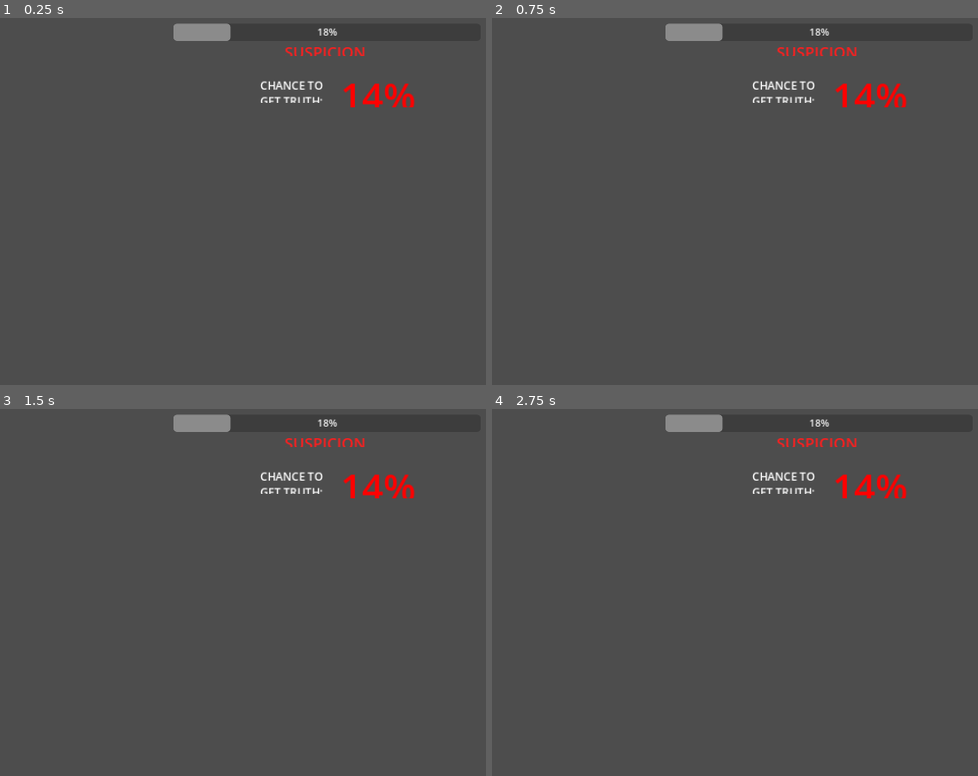
Above: before the commit, frames 1-4 (two rows, left to right).
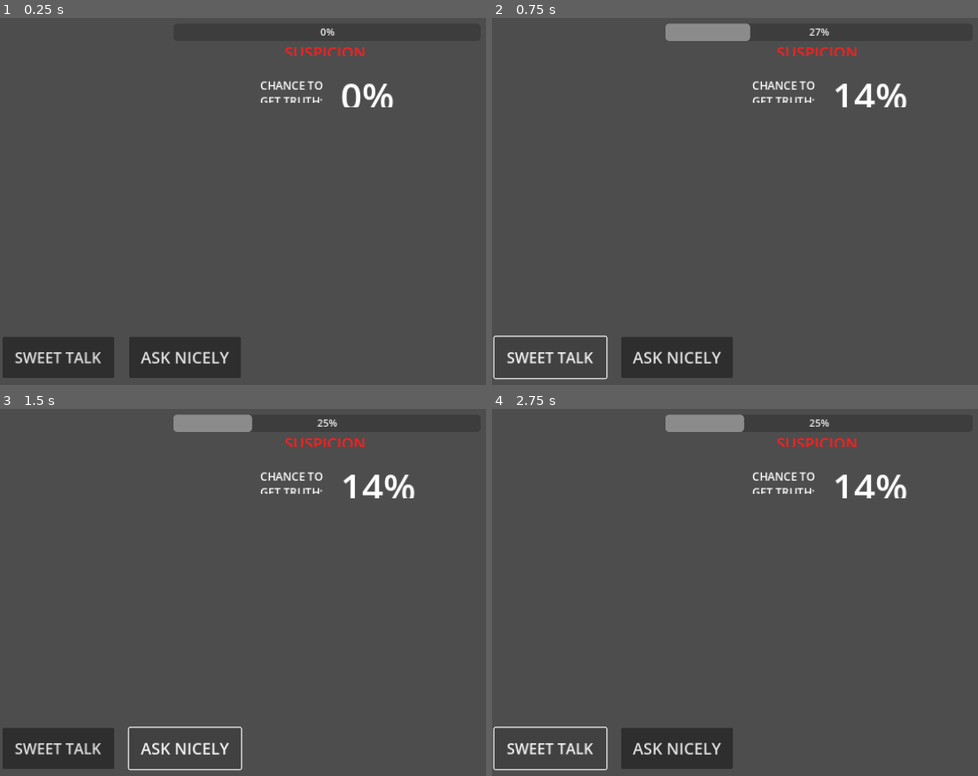
Above: after the commit, the same moments.

Repository: whatgum/GAMEJAM2022
Game: Godot game, scene res://main.tscn
The game is run twice, just before and just after one commit, with the same random seed, the same clock (stepped at 60 frames per second) and the same inputs.
Inputs (mouse positions are in pixels of both pictures, inside the frame that each line leads up to):
- Up to frame 1 (0.25 s): no input
- Up to frame 2 (0.75 s): click (550, 355) at 0.5 s, where only the run after the commit has a clickable "SWEET TALK"
- Up to frame 3 (1.5 s): click (184, 746) at 1.25 s, where only the run after the commit has a clickable "ASK NICELY"
- Up to frame 4 (2.75 s): click (550, 746) at 2 s, where only the run after the commit has a clickable "SWEET TALK"

The runs differ from the first frame. In frame 1, 6.1% of the frame differs, in the area x 0-86%, y 1-99%; in frame 2, 3.8%; in frame 3, 3.7%; in frame 4, 3.7%.
Error before the commit: Invalid call. Nonexistent function 'interpolate' in base 'Gradient'. (res://CoersionMinigame.gd:81)
Error after the commit: Invalid call. Nonexistent function 'interpolate' in base 'Gradient'. (res://CoersionMinigame.gd:104)

Commit message:
I done did more

Diff:
--- a/COPS/CoersionMinigame.gd
+++ b/COPS/CoersionMinigame.gd
@@ -19,9 +19,15 @@
 
 
 var suspicion : float = 0 # Between 0 and 100, 100 being losing
+
+var susDecayBase : float = 2.5
 var susDecayMult : float = 1 # Number goes down the more the player sweettalks
-var susIncreaseMin : float = 10
-var susIncreaseMax : float = 25
+
+var susIncreaseMin : float = 20
+var susIncreaseMax : float = 35
+
+var running : bool = true
+var timeElapsed : float = 0
 
 var susBar : ProgressBar
 var truthChanceLabel : RichTextLabel
@@ -42,40 +48,73 @@
 func _ready():
 	truthChanceLabel = get_node("SuspicionZone/TruthChance")
 	susBar = get_node("SuspicionZone/ProgressBar")
-	sweetTalk()
 	pass # Replace with function body.
 
-# Called every frame. 'delta' is the elapsed time since the previous frame.
+
+# this guy is gonna hide all the shit
+func setRunning(shouldRun):
+	running = shouldRun
+
+
 func _process(delta):
-	updateGUI(delta)
+	if running:
+		updateGUI(delta)
+		decaySuspicion(delta)
 	pass
 
 func sweetTalk():
 	# increase sus
 	var susRoll = randf_range(susIncreaseMin, susIncreaseMax)
-	print(susRoll)
 	suspicion += susRoll
-	print(suspicion)
 	# increase chances. scale chance increase with how high the sus changed
 	var chanceModifier = (
 		susRoll - susIncreaseMin)/(
 			susIncreaseMax-susIncreaseMin)
 
 	var chanceIncrease = chanceIncreaseMax*chanceModifier
-	print(chanceIncrease)
 	realChance += chanceIncrease
-	print(realChance)
-	# decrease sus decay speed
-	# TODO resuming this in the morning
+	if(susDecayMult > 0):
+		susDecayMult -= 0.1
 
-# little helper function where you pass in a number between 0 and 1.0, and it
-# will return a color more red as it gets closer to 0, and more green as it
-# gets closer to 1. Using this so it visually shows how decent your chances
-# are
-func getColorByPercent(percent):
-	pass
+
+
+
+
+func askNicely():
+	var roll = randf_range(0, 100)
+	if roll <= realChance:
+		# SUCCESS
+		print("SUCCESS ROLL=", roll)
+		endMinigame(true)
+	else:
+		# FAILURE
+		print("FAILURE ROLL=", roll)
+		endMinigame(false)
+
+
+
+func decaySuspicion(delta):
+	suspicion -= susDecayBase*susDecayMult*delta
+
+
 
 func updateGUI(delta):
 	susBar.value = suspicion
 	truthChanceLabel.text = str(int(realChance)) + "%"
 	truthChanceLabel.modulate = chanceRamp.interpolate(realChance/100)
+
+
+func endMinigame(isSuccessful):
+	setRunning(false)
+	# TODO, keeping this here so it can be hooked up
+	pass
+
+
+func _on_sweet_talk_button_pressed():
+	sweetTalk()
+	pass # Replace with function body.
+
+
+func _on_ask_nicely_button_pressed():
+	askNicely()
+	pass # Replace with function body.
--- a/COPS/CoersionScene.tscn
+++ b/COPS/CoersionScene.tscn
@@ -74,7 +74,7 @@
 offset_right = 227.0
 offset_bottom = 29.0
 theme = ExtResource( "2_bsgad" )
-theme_override_colors/default_color = Color(1, 0, 0, 1)
+theme_override_colors/default_color = Color(1, 1, 1, 1)
 theme_override_font_sizes/normal_font_size = 61
 text = "0%"
 bbcode_enabled = true
@@ -116,3 +116,43 @@
 max_value = 23.0
 step = 1.0
 page = 23.0
+
+[node name="ButtonZone" type="Control" parent="."]
+offset_left = -528.0
+offset_top = 518.0
+offset_right = -140.0
+offset_bottom = 599.0
+__meta__ = {
+"_edit_use_anchors_": false
+}
+
+[node name="SweetTalkButton" type="Button" parent="ButtonZone"]
+anchor_top = 0.5
+anchor_bottom = 0.5
+offset_top = -33.5
+offset_right = 182.0
+offset_bottom = 33.5
+theme = ExtResource( "2_bsgad" )
+theme_override_font_sizes/font_size = 24
+text = "SWEET TALK"
+__meta__ = {
+"_edit_use_anchors_": false
+}
+
+[node name="AskNicelyButton" type="Button" parent="ButtonZone"]
+anchor_left = 1.0
+anchor_top = 0.5
+anchor_right = 1.0
+anchor_bottom = 0.5
+offset_left = -182.0
+offset_top = -33.5
+offset_bottom = 33.5
+theme = ExtResource( "2_bsgad" )
+theme_override_font_sizes/font_size = 26
+text = "ASK NICELY"
+__meta__ = {
+"_edit_use_anchors_": false
+}
+
+[connection signal="pressed" from="ButtonZone/SweetTalkButton" to="." method="_on_sweet_talk_button_pressed"]
+[connection signal="pressed" from="ButtonZone/AskNicelyButton" to="." method="_on_ask_nicely_button_pressed"]
